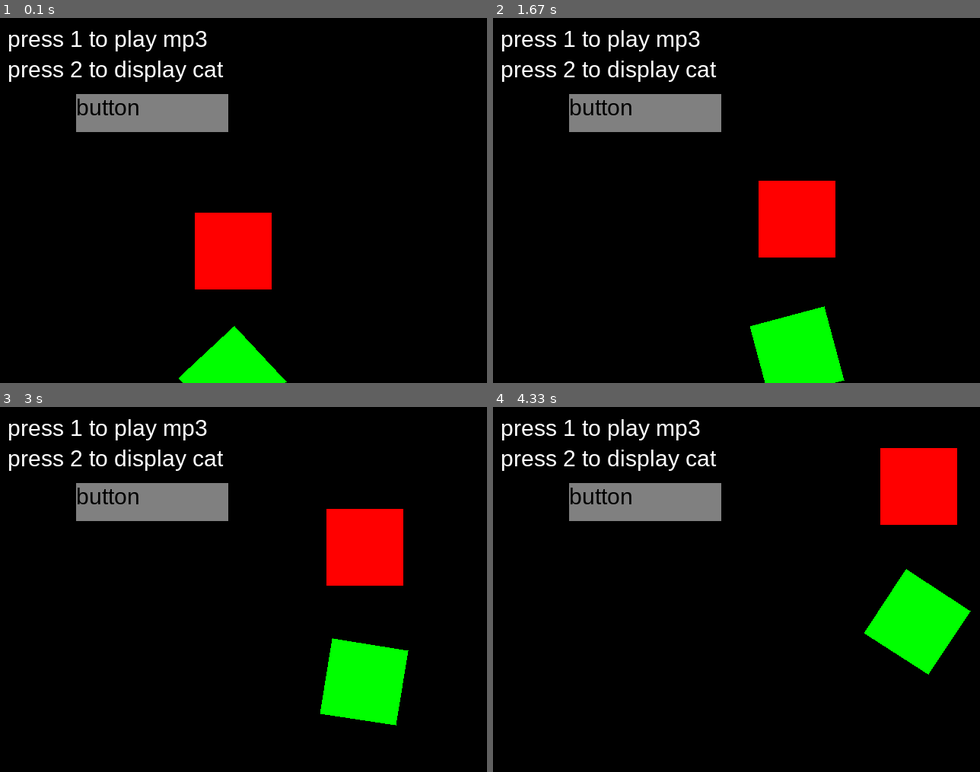
Above: before the commit, frames 1-4 (two rows, left to right).
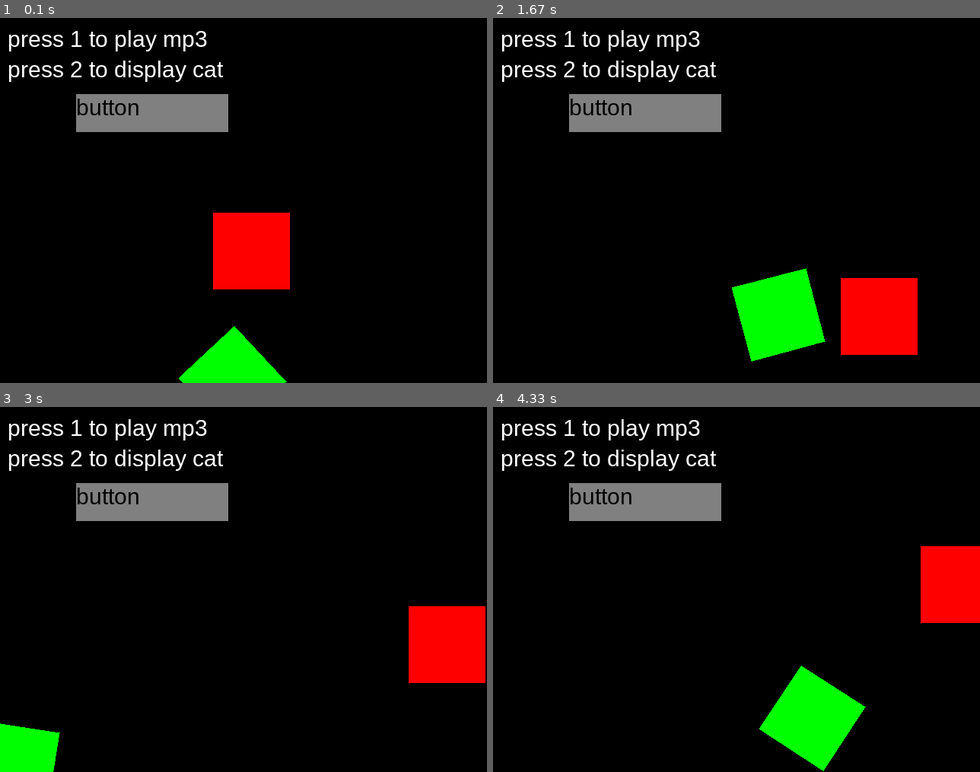
Above: after the commit, the same moments.

Repository: pbh980915/python-2022-pygame-form
Game: pygame game, started from App.py
The game is run twice, just before and just after one commit, with the same random seed, the same clock (stepped at 60 frames per second) and the same inputs.
Inputs (mouse positions are in pixels of both pictures, inside the frame that each line leads up to):
- Up to frame 1 (0.1 s): no input
- Up to frame 2 (1.67 s): press the mouse at (643, 112) at 0.37 s; move the mouse to (682, 105) at 0.47 s; release the mouse at (717, 101) at 0.6 s; tap 2 at 0.67 s; tap 1 at 1.5 s
- Up to frame 3 (3 s): no input
- Up to frame 4 (4.33 s): no input

The runs differ from the first frame. In frame 1, 1.6% of the frame differs, in the area x 40-60%, y 53-75%; in frame 2, 10%; in frame 3, 11%; in frame 4, 12%, in the area x 54-100%, y 11-100%.

Commit message:
add different velocity it seem fun

Diff:
--- a/App.py
+++ b/App.py
@@ -26,7 +26,7 @@
 
         self.obj1 = Mover()
         self.obj1.lpos = Vec2d(300,300)
-        self.obj1.vpos = Vec2d(1,1)
+        self.obj1.vpos = Vec2d(5,1)
         self.obj1.fixtureOrigin *= 10
         self.obj2 = Mover()
         self.obj2.lpos = Vec2d(300,510)
